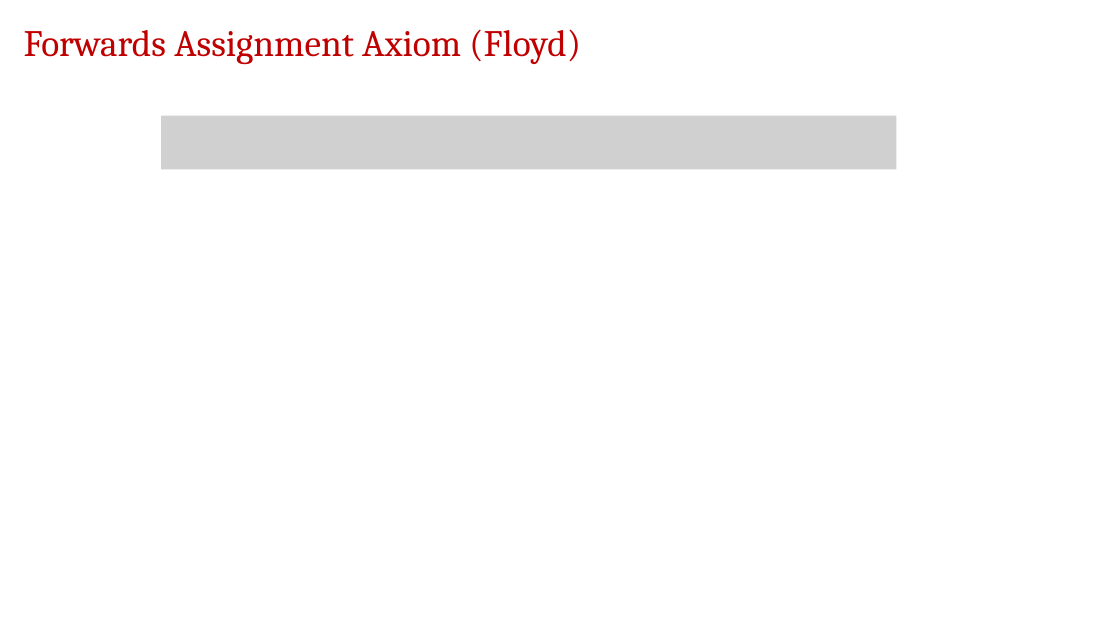
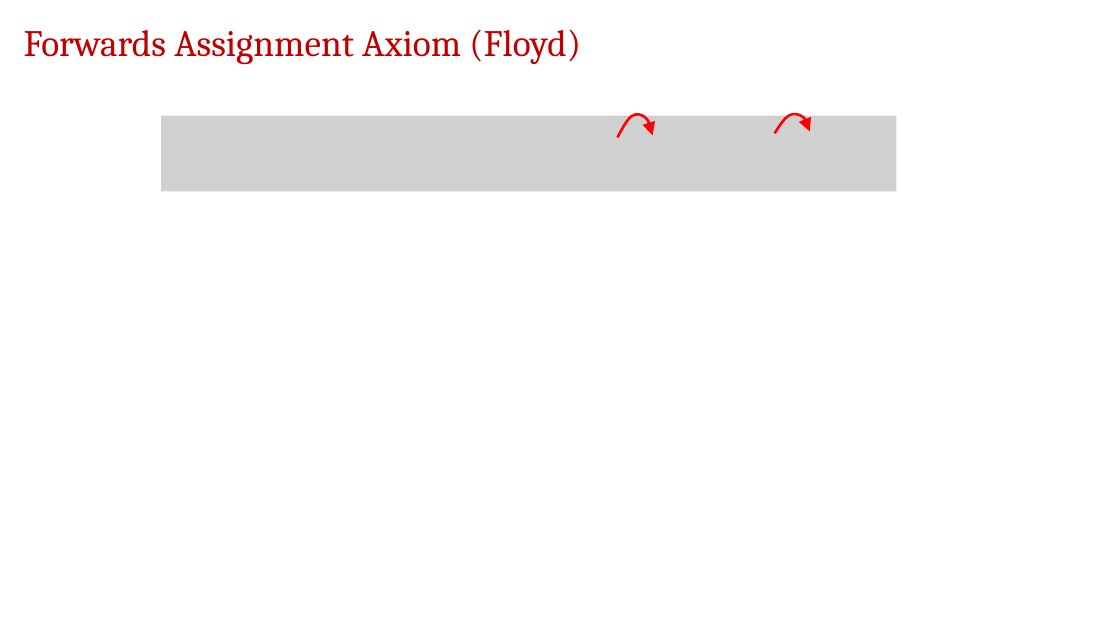
Before and after one commit to jdeshmukh/jdeshmukh.github.io, a slide deck: slide 14 of teaching/fvTheorySlides/FloydHoareDijkstra.pptx. Drawn at 1120x630 pixels with LibreOffice and Linux fonts; fonts in the diff are those of the drawing; grey boxes stand for pictures; background and template pictures are left out. Boxes give left, top, right and bottom in pixels: in the first picture for what was removed or moved away, otherwise in the second. Text is boxed around its words. In the diff, an @@ line names an element or a change of style, - is before the commit and + after.

```diff
--- a/teaching/fvTheorySlides/FloydHoareDijkstra.pptx
+++ b/teaching/fvTheorySlides/FloydHoareDijkstra.pptx
@@ picture: place and size @@
-picture at [161,116,897,170]
+picture at [161,116,897,192]
@@ freeform shape added at [618,114,653,138], outline #FF0000 2.25 pt @@
@@ freeform shape added at [775,114,810,134], outline #FF0000 2.25 pt @@
```
Also in this commit, not shown: 10 other slides changed, 1 slide added, 2 other files.
